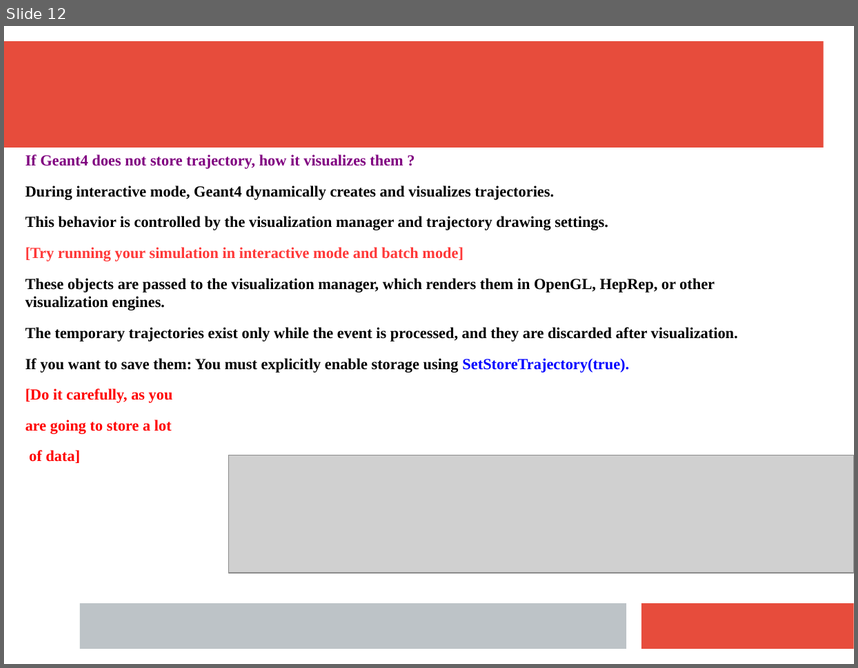
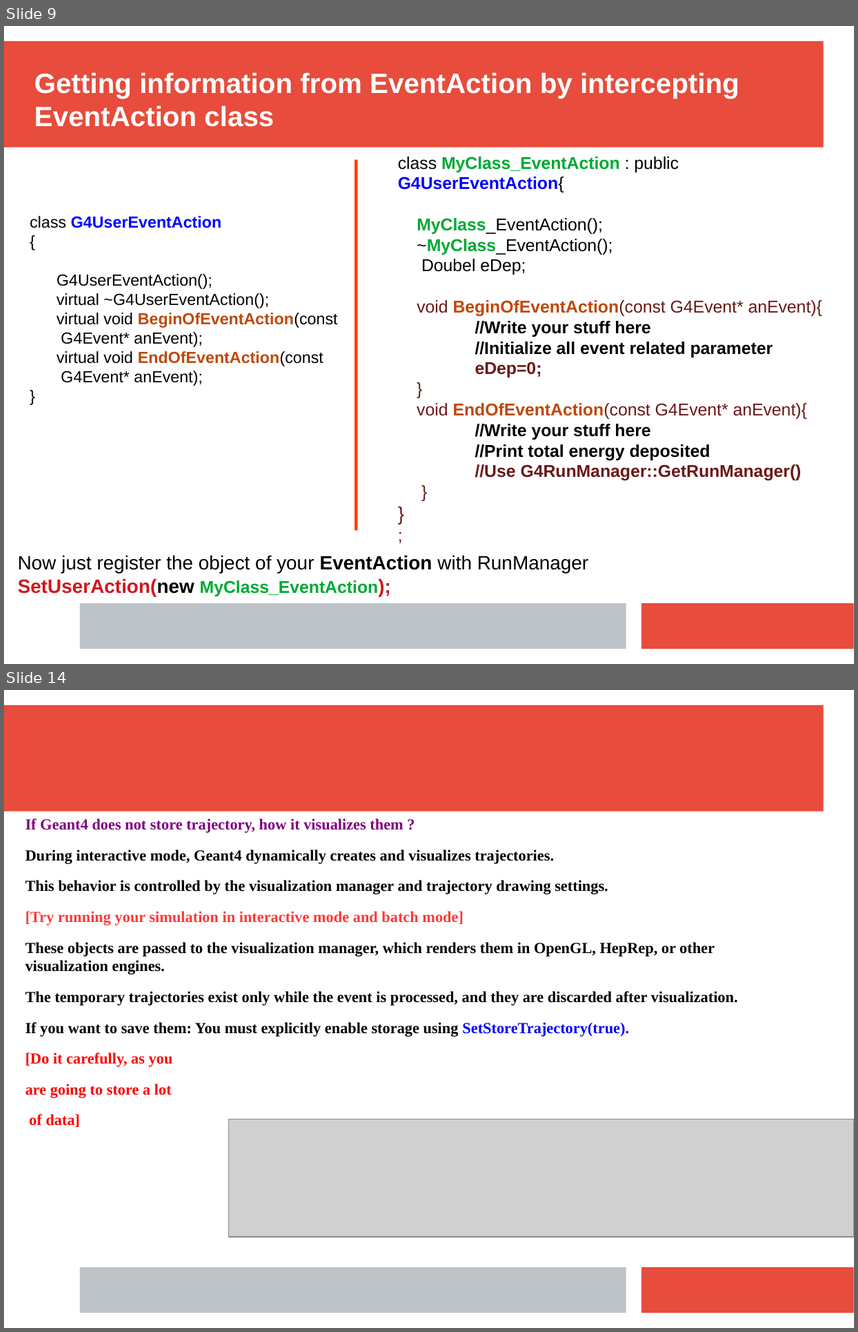
Before and after one commit to rsehgal/G4Simulations, a slide deck: Presentations/Tracking.pptx. Shown one above the other, each under a label of ours: slide 12 before the commit, slides 9 and 14 after it; the slides between them are not shown. The pictures are 858x668 and 858x1332 pixels, drawn with LibreOffice and Linux fonts; fonts in the diff are those of the drawing; grey boxes stand for pictures. Boxes give left, top, right and bottom in pixels: in the first picture for what was removed or moved away, otherwise in the second. Text is boxed around its words. In the diff, an @@ line names an element or a change of style, - is before the commit and + after.

```diff
--- a/Presentations/Tracking.pptx
+++ b/Presentations/Tracking.pptx
@@ slide 9 added at box(4, 26, 854, 664), background #FFFFFF; not listed: 3 template elements that a slide beside it also shows @@
@@ text added at box(34, 72, 740, 127), 26 pt, text #FFFFFF, bold @@
+Getting information from EventAction by intercepting EventAction class
@@ line added from (357, 159) to (357, 530), #FF4000 2.83 pt @@
@@ text added at box(398, 156, 822, 481), 16 pt, text #000000, bold @@
+class MyClass_EventAction : public G4UserEventAction{
+MyClass_EventAction();
+~MyClass_EventAction();
+Doubel eDep;
+void BeginOfEventAction(const G4Event* anEvent){
+//Write your stuff here
+//Initialize all event related parameter
+eDep=0;
+}
+void EndOfEventAction(const G4Event* anEvent){
+//Write your stuff here
+//Print total energy deposited
+//Use G4RunManager::GetRunManager()
+}
+}
+;
@@ text added at box(30, 216, 338, 385), 15 pt, text #000000 @@
+class G4UserEventAction
+{
+G4UserEventAction();
+virtual ~G4UserEventAction();
+virtual void BeginOfEventAction(const G4Event* anEvent);
+virtual void EndOfEventAction(const G4Event* anEvent);
+}
@@ text added at box(18, 555, 588, 597), 18 pt, text #000000, bold @@
+Now just register the object of your EventAction with RunManager
+SetUserAction(new MyClass_EventAction);
@@ what was slide 12 is now slide 14 @@
```
Also in this commit, not shown: 3 slides changed, 2 other slides added, 2 other files.
